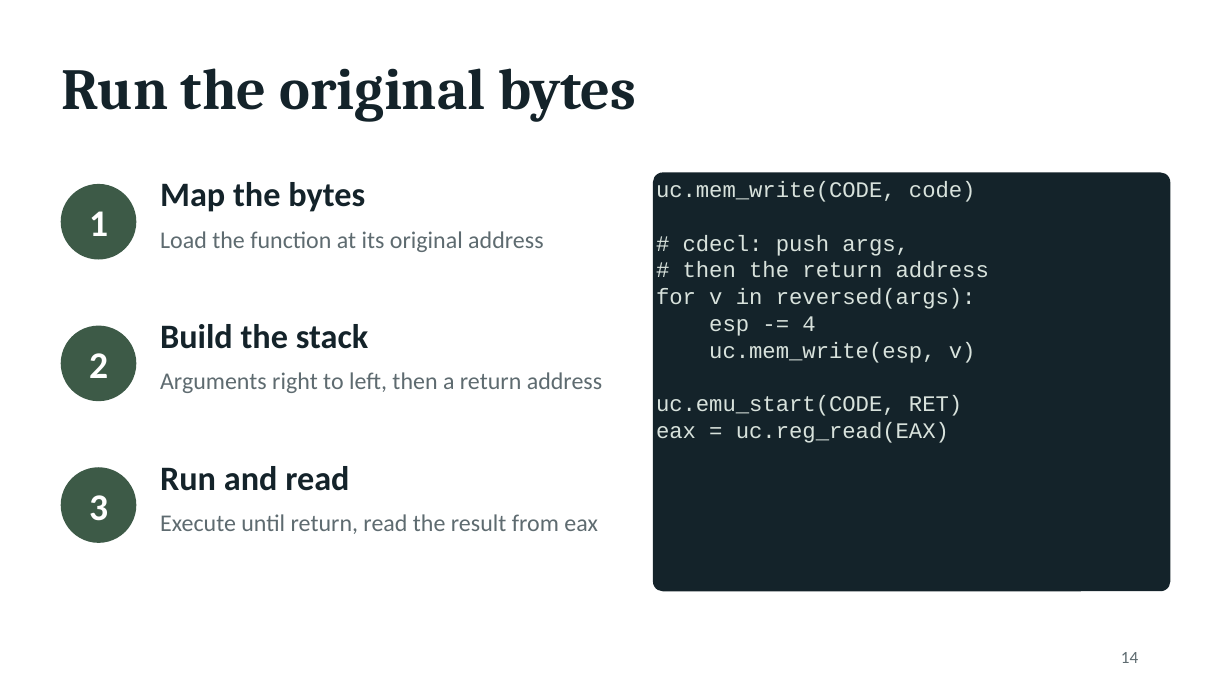
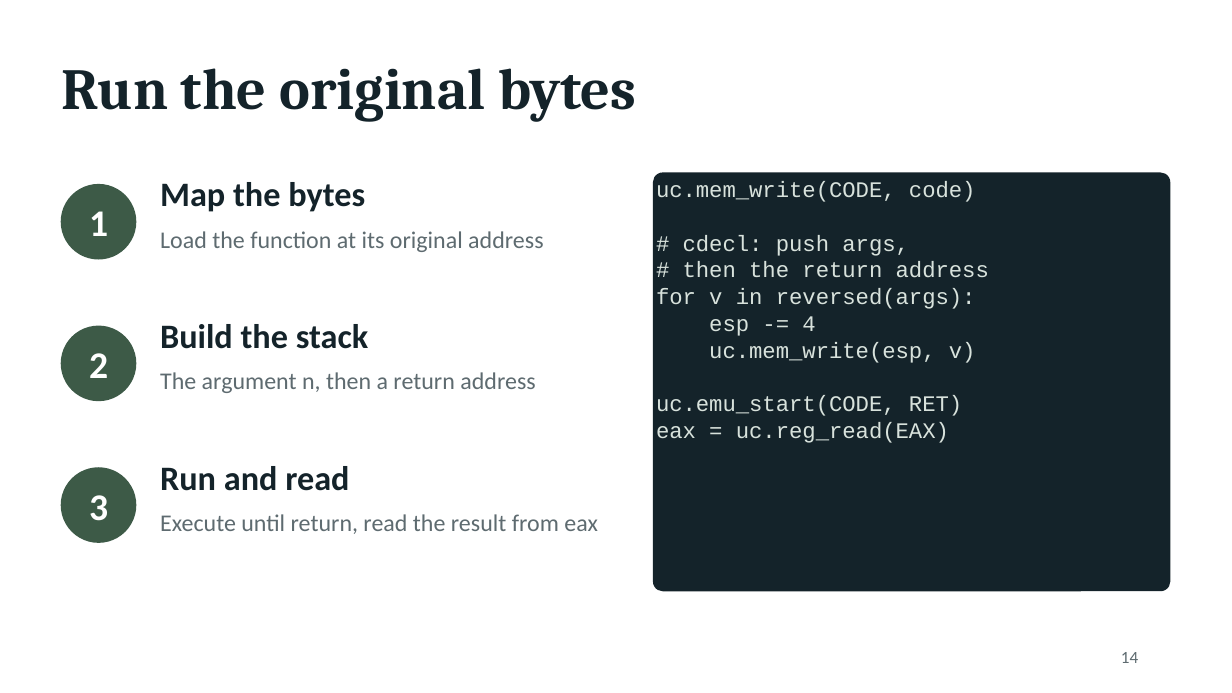
Before and after one commit to kelmer44/tesoro-stuff, a slide deck: slide 14 of prez/tesoro_talk.pptx. Drawn at 1232x693 pixels with LibreOffice and Linux fonts; fonts in the diff are those of the drawing. Boxes give left, top, right and bottom in pixels: in the first picture for what was removed or moved away, otherwise in the second. Text is boxed around its words. In the diff, an @@ line names an element or a change of style, - is before the commit and + after.

```diff
--- a/prez/tesoro_talk.pptx
+++ b/prez/tesoro_talk.pptx
@@ text at [160,372,535,393]: text changed @@
-Arguments right to left, then a return address
+The argument n, then a return address
```
Also in this commit, not shown: 6 other slides changed, 29 other files.
